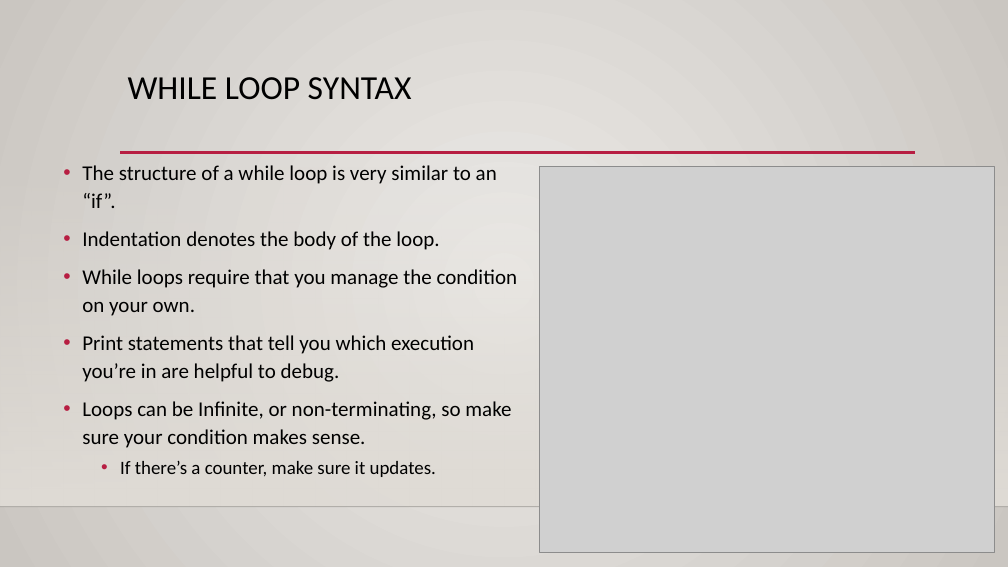
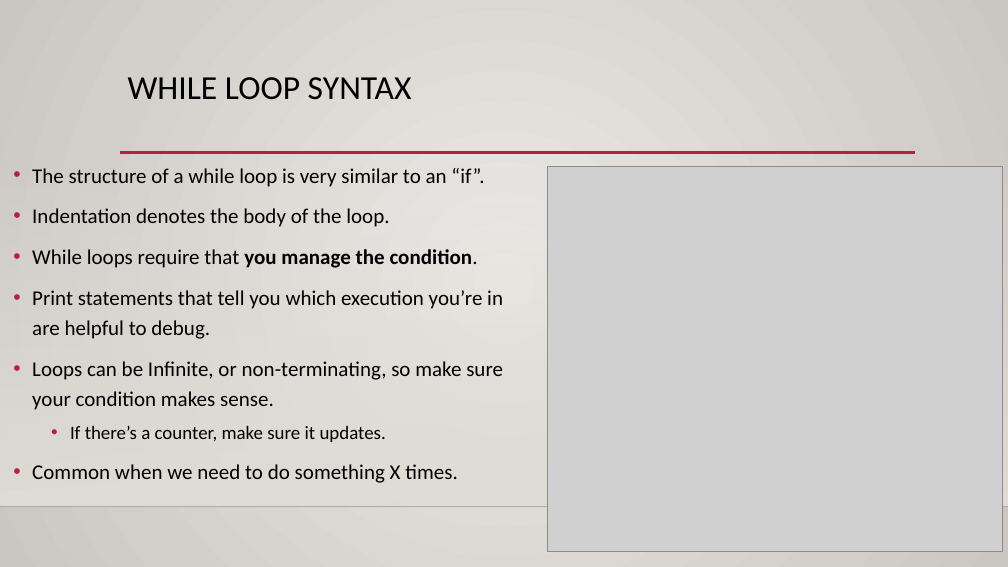
Before and after one commit to AkeemSemperDataScience/Programming_Basics_for_Machine_Learning_Students, a slide deck: slide 11 of reference_material/slides/003_loops.pptx (slide 5 before the commit). Drawn at 1008x567 pixels with LibreOffice and Linux fonts; fonts in the diff are those of the drawing; grey boxes stand for pictures; background and template pictures are left out. Boxes give left, top, right and bottom in pixels: in the first picture for what was removed or moved away, otherwise in the second. Text is boxed around its words. In the diff, an @@ line names an element or a change of style, - is before the commit and + after.

```diff
--- a/reference_material/slides/003_loops.pptx
+++ b/reference_material/slides/003_loops.pptx
@@ text "The structure of a while ...": place and size @@
-text "The structure of a while ..." at (82,165,518,477)
+text "The structure of a while ..." at (32,168,503,483)
@@ text at (32,168,503,442): line spacing 1.1 to 1.2 @@
@@ picture: place and size @@
-picture at (540,166,994,552)
+picture at (547,166,1002,552)
@@ text at (32,249,478,268): text changed @@
-• While loops require that you manage the condition on your own.
+• While loops require that you manage the condition.
@@ text at (32,464,457,483): paragraph added @@
+• Common when we need to do something X times.
```
Also in this commit, not shown: 8 other slides changed, 8 slides added, 1 other file.
